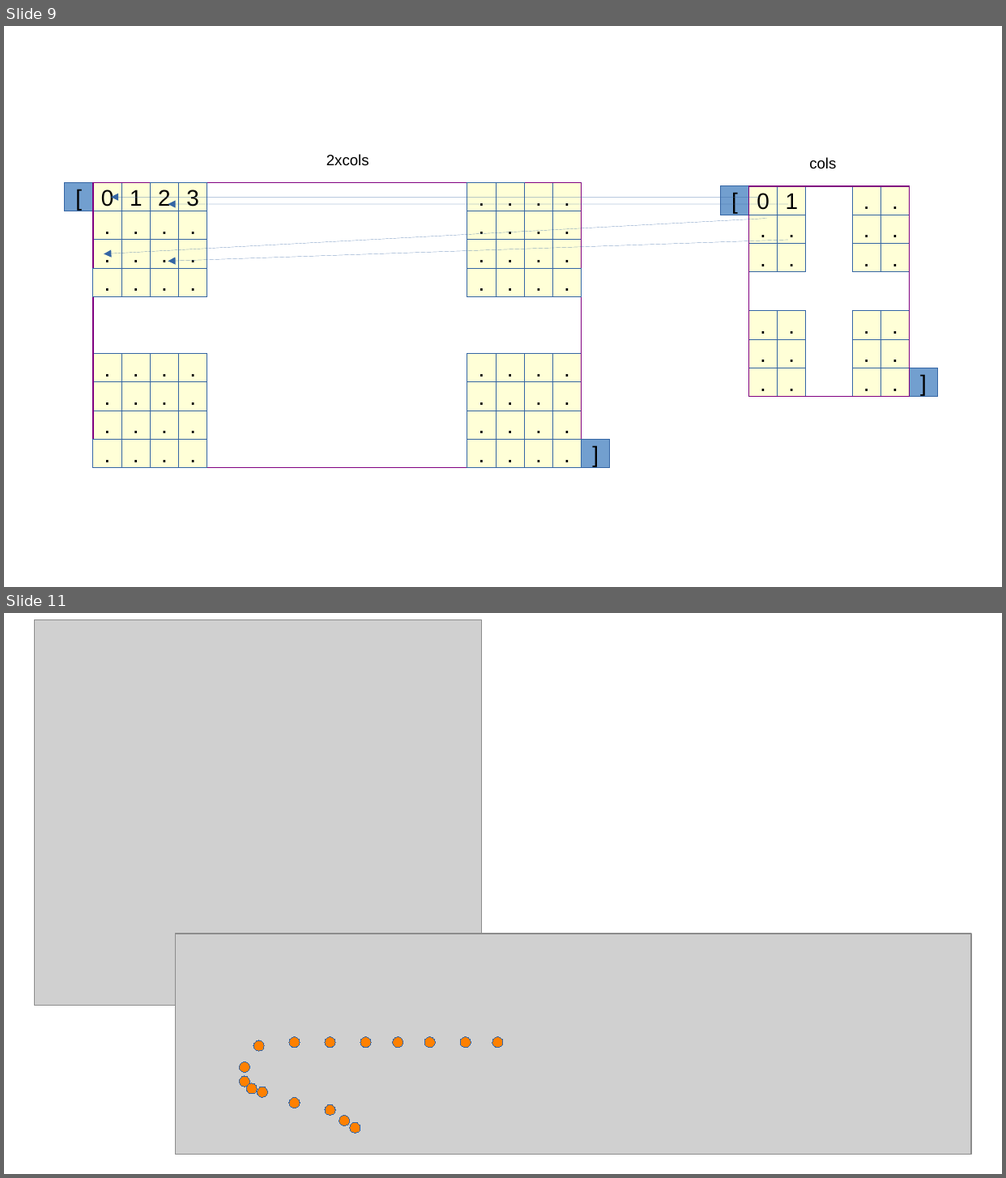
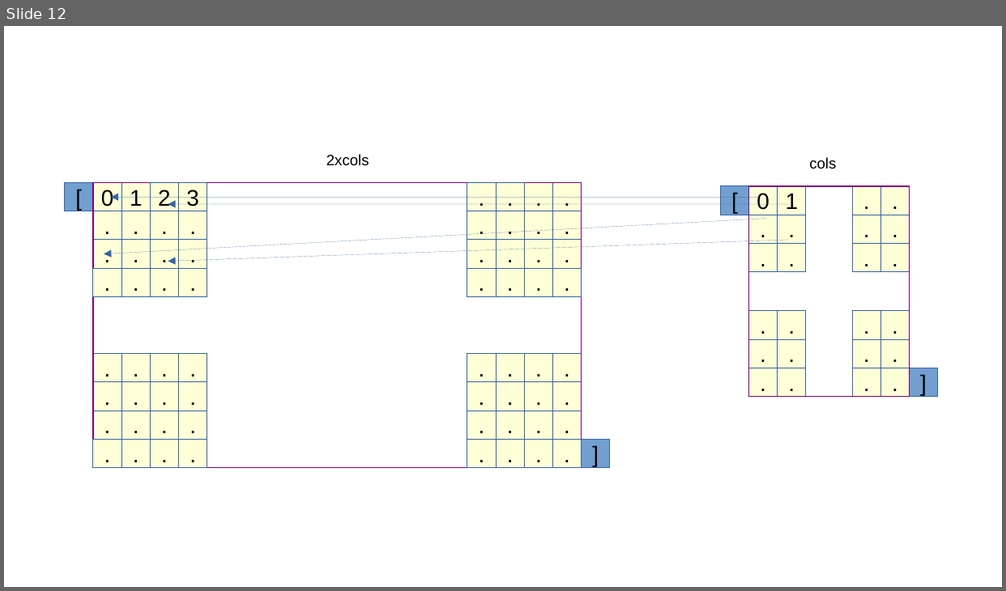
Before and after one commit to AxelTe/cvTestElectron, a slide deck: insides.odp. Shown one above the other, each under a label of ours: slides 9 and 11 before the commit, slide 12 after it; the slides between them are not shown. The pictures are 1006x1178 and 1006x591 pixels, drawn with LibreOffice and Linux fonts; fonts in the diff are those of the drawing; grey boxes stand for pictures. Boxes give left, top, right and bottom in pixels: in the first picture for what was removed or moved away, otherwise in the second. Text is boxed around its words. In the diff, an @@ line names an element or a change of style, - is before the commit and + after.

```diff
--- a/insides.odp
+++ b/insides.odp
@@ slide 11 removed at <box>4,613,1002,1174</box>, background #FFFFFF @@
@@ picture removed at <box>34,620,481,1006</box> @@
@@ picture removed at <box>175,934,972,1155</box> @@
@@ ellipse removed at <box>254,1041,265,1051</box> @@
@@ ellipse removed at <box>289,1037,300,1049</box> @@
@@ ellipse removed at <box>325,1037,335,1049</box> @@
@@ ellipse removed at <box>360,1037,372,1049</box> @@
@@ ellipse removed at <box>393,1037,403,1049</box> @@
@@ ellipse removed at <box>425,1037,436,1049</box> @@
@@ ellipse removed at <box>460,1037,471,1049</box> @@
@@ ellipse removed at <box>492,1037,503,1049</box> @@
@@ ellipse removed at <box>240,1063,250,1073</box> @@
@@ ellipse removed at <box>240,1076,250,1088</box> @@
@@ ellipse removed at <box>247,1084,258,1095</box> @@
@@ ellipse removed at <box>258,1088,268,1098</box> @@
@@ ellipse removed at <box>289,1097,300,1109</box> @@
@@ ellipse removed at <box>325,1105,335,1115</box> @@
@@ ellipse removed at <box>339,1115,350,1127</box> @@
@@ ellipse removed at <box>350,1122,360,1134</box> @@
@@ what was slide 9 is now slide 12 @@
```
Also in this commit, not shown: 3 slides added, 4 other slides removed, 12 other files.
